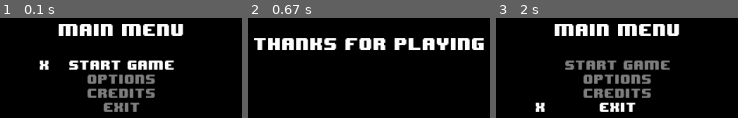
Above: before the commit, frames 1-3 (left to right).
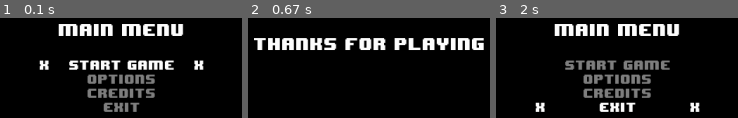
Above: after the commit, the same moments.

Repository: dinismyroshnyk/Archived
Game: pygame game, started from main.py
Same seed, same stepped clock (60 frames per second), same inputs: the game is played once before the commit and once after it.
Inputs:
- Up to frame 1 (0.1 s): no input
- Up to frame 2 (0.67 s): tap Enter at 0.33 s
- Up to frame 3 (2 s): tap Enter at 0.67 s; hold Up 1-1.47 s; hold Down 1.5-1.8 s; hold Up from 1.83 s (still down)

The runs differ from the first frame. In frame 1, 0.4% of the frame differs, in the area x 80-85%, y 42-52%; in frame 2, nothing differs; in frame 3, 0.4%.

Commit message:
Added some assets.

Diff:
--- a/game.py
+++ b/game.py
@@ -1,4 +1,5 @@
 import pygame
+from pygame.locals import *
 from menu import *
 
 class Game():
@@ -22,8 +23,8 @@
             if self.SELECT_KEY:
                 self.playing = False
             self.display.fill(self.BLACK)
-            self.draw_text('Thanks for Playing', 20, (self.DISPLAY_W/2, self.DISPLAY_H/2), self.WHITE)
-            self.window.blit(self.display, (0,0))
+            self.draw_text('Thanks for Playing', 20, (self.DISPLAY_W / 2, self.DISPLAY_H / 2), self.WHITE)
+            self.window.blit(self.display, (0, 0))
             pygame.display.update()
             self.reset_keys()
 
--- a/menu.py
+++ b/menu.py
@@ -3,16 +3,17 @@
 class Menu():
     def __init__(self, game):
         self.game = game
-        self.mid_w, self.mid_h = self.game.DISPLAY_W/2, self.game.DISPLAY_H/2
+        self.mid_w, self.mid_h = self.game.DISPLAY_W / 2, self.game.DISPLAY_H / 2
         self.run_display = True
         self.cursor_rect = pygame.Rect(0, 0, 20, 20)
         self.offset = - 100
 
     def draw_cursor(self):
         self.game.draw_text('x', 15, (self.cursor_rect.x, self.cursor_rect.y), self.game.WHITE)
+        self.game.draw_text('x', 15, (self.cursor_rect.x - (2 * self.offset) + 20, self.cursor_rect.y), self.game.WHITE)
 
     def blit_screen(self):
-        self.game.window.blit(self.game.display, (0,0))
+        self.game.window.blit(self.game.display, (0, 0))
         pygame.display.update()
         self.game.reset_keys()
 
@@ -43,7 +44,7 @@
         }
 
     def draw_menu(self):
-        self.game.draw_text('Main Menu', 20, (self.game.DISPLAY_W/2, self.game.DISPLAY_H/2 - 20), self.game.WHITE)
+        self.game.draw_text('Main Menu', 20, (self.game.DISPLAY_W / 2, self.game.DISPLAY_H / 2 - 20), self.game.WHITE)
         self.game.draw_text("Start Game", 15, (self.start_x, self.start_y), self.game.WHITE if self.state == 'Start' else self.game.GRAY)
         self.game.draw_text("Options", 15, (self.options_x, self.options_y), self.game.WHITE if self.state == 'Options' else self.game.GRAY)
         self.game.draw_text("Credits", 15, (self.credits_x, self.credits_y), self.game.WHITE if self.state == 'Credits' else self.game.GRAY)
@@ -91,7 +92,7 @@
         }
 
     def draw_menu(self):
-        self.game.draw_text('Options', 20, (self.game.DISPLAY_W/2, self.game.DISPLAY_H/2 - 20), self.game.WHITE)
+        self.game.draw_text('Options', 20, (self.game.DISPLAY_W / 2, self.game.DISPLAY_H / 2 - 20), self.game.WHITE)
         self.game.draw_text("Volume", 15, (self.vol_x, self.vol_y), self.game.WHITE if self.state == 'Volume' else self.game.GRAY)
         self.game.draw_text("Controls", 15, (self.controls_x, self.controls_y), self.game.WHITE if self.state == 'Controls' else self.game.GRAY)
         self.game.draw_text("Back", 15, (self.back_x, self.back_y), self.game.WHITE if self.state == 'Back' else self.game.GRAY)
@@ -129,8 +130,8 @@
         self.cursor_rect.midtop = (self.back_x + self.offset, self.back_y)
 
     def draw_menu(self):
-        self.game.draw_text('Credits', 20, (self.game.DISPLAY_W/2, self.game.DISPLAY_H/2 - 20), self.game.WHITE)
-        self.game.draw_text('Made by me', 15, (self.game.DISPLAY_W/2, self.game.DISPLAY_H/2 + 10), self.game.GRAY)
+        self.game.draw_text('Credits', 20, (self.game.DISPLAY_W / 2, self.game.DISPLAY_H / 2 - 20), self.game.WHITE)
+        self.game.draw_text('Made by me', 15, (self.game.DISPLAY_W / 2, self.game.DISPLAY_H / 2 + 10), self.game.GRAY)
         self.game.draw_text("Back", 15, (self.back_x, self.back_y), self.game.WHITE)
 
     def check_input(self):
Binary file added: assets/images/entities/player/Base Character/idle_down (1).png
Binary file added: assets/images/entities/player/Base Character/idle_down (2).png
Binary file added: assets/images/entities/player/Base Character/idle_down (3).png
Binary file added: assets/images/entities/player/Base Character/idle_down (4).png
Binary file added: assets/images/entities/player/Base Character/idle_down_right (1).png
Binary file added: assets/images/entities/player/Base Character/idle_down_right (2).png
Binary file added: assets/images/entities/player/Base Character/idle_down_right (3).png
Binary file added: assets/images/entities/player/Base Character/idle_down_right (4).png
Binary file added: assets/images/entities/player/Base Character/idle_right (1).png
Binary file added: assets/images/entities/player/Base Character/idle_right (2).png
Binary file added: assets/images/entities/player/Base Character/idle_right (3).png
Binary file added: assets/images/entities/player/Base Character/idle_right (4).png
(and 8 more such lines)
